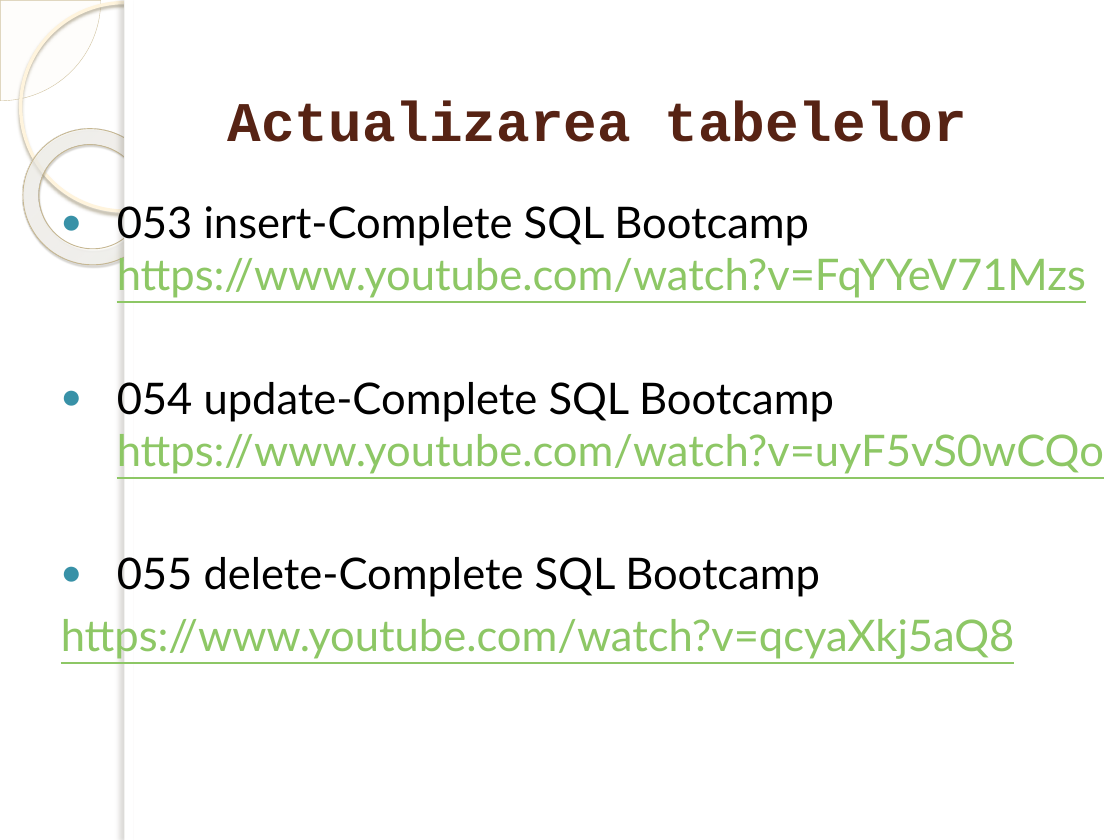
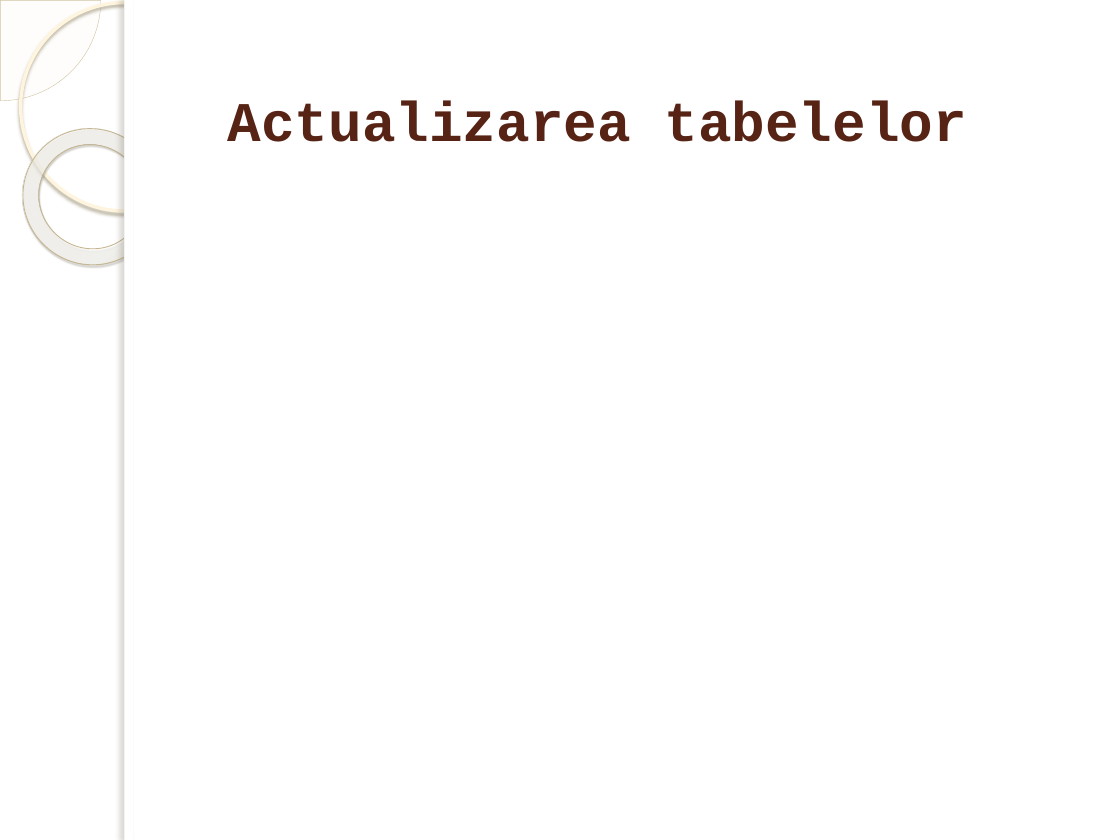
Before and after one commit to marinfotache/Baze-de-date-I, a slide deck: slide 40 of 10_SQL1_Crearea_BD_si_actualizare/10_SQL1_Crearea_BD_si_actualizare.pptx. Drawn at 1120x840 pixels with LibreOffice and Linux fonts; fonts in the diff are those of the drawing; background and template pictures are left out. Boxes give left, top, right and bottom in pixels: in the first picture for what was removed or moved away, otherwise in the second. Text is boxed around its words. In the diff, an @@ line names an element or a change of style, - is before the commit and + after.

```diff
--- a/10_SQL1_Crearea_BD_si_actualizare/10_SQL1_Crearea_BD_si_actualizare.pptx
+++ b/10_SQL1_Crearea_BD_si_actualizare/10_SQL1_Crearea_BD_si_actualizare.pptx
@@ text removed at bbox=[61, 206, 1104, 659] @@
-● 053 insert-Complete SQL Bootcamp https://www.youtube.com/watch?v=FqYYeV71Mzs
-● 054 update-Complete SQL Bootcamp https://www.youtube.com/watch?v=uyF5vS0wCQo
-● 055 delete-Complete SQL Bootcamp
-https://www.youtube.com/watch?v=qcyaXkj5aQ8
```
Also in this commit, not shown: 8 other slides changed.
